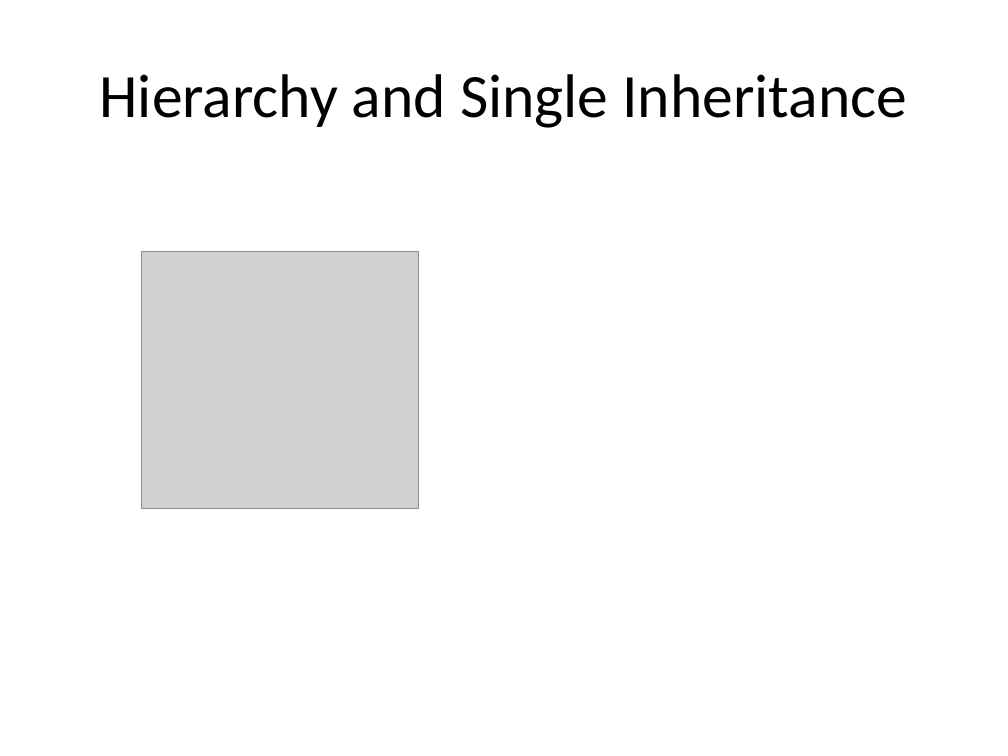
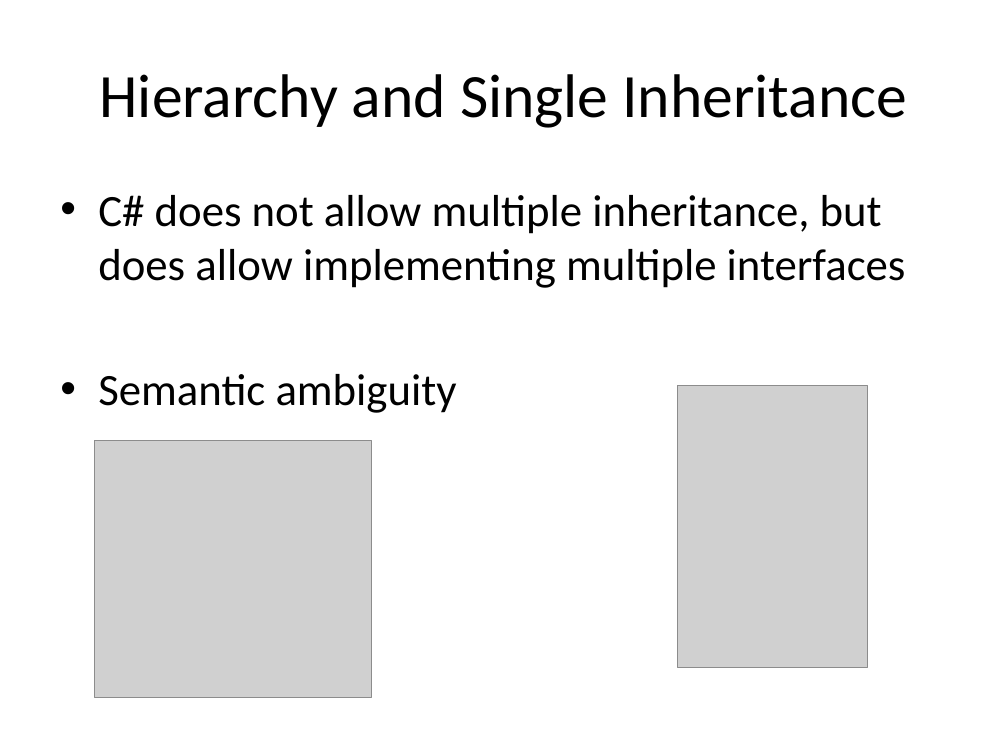
Before and after one commit to isurup/kalle-martin-group, a slide deck: slide 3 of OOPExam/02 Inheritance and Polymorphism.pptx. Drawn at 1008x756 pixels with LibreOffice and Linux fonts; fonts in the diff are those of the drawing; grey boxes stand for pictures. Boxes give left, top, right and bottom in pixels: in the first picture for what was removed or moved away, otherwise in the second. Text is boxed around its words. In the diff, an @@ line names an element or a change of style, - is before the commit and + after.

```diff
--- a/OOPExam/02 Inheritance and Polymorphism.pptx
+++ b/OOPExam/02 Inheritance and Polymorphism.pptx
@@ text added at (x1=98, y1=195, x2=906, y2=413), 32 pt, text #000000 @@
+• C# does not allow multiple inheritance, but does allow implementing multiple interfaces
+• Semantic ambiguity
@@ picture added at (x1=677, y1=386, x2=868, y2=667) @@
@@ picture moved from (x1=142, y1=252, x2=419, y2=508) to (x1=95, y1=442, x2=372, y2=698) @@
```
Also in this commit, not shown: 3 other slides changed.
